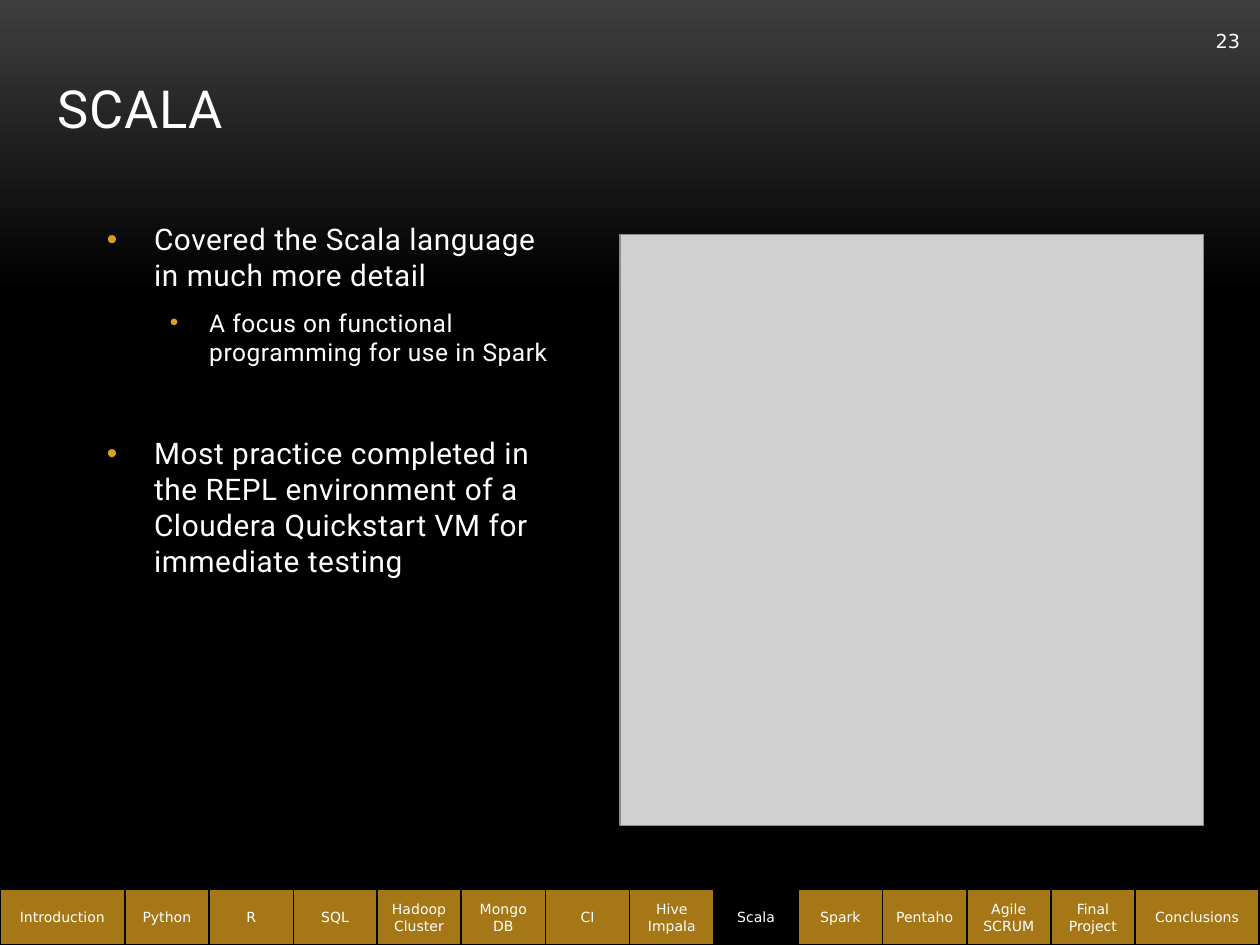
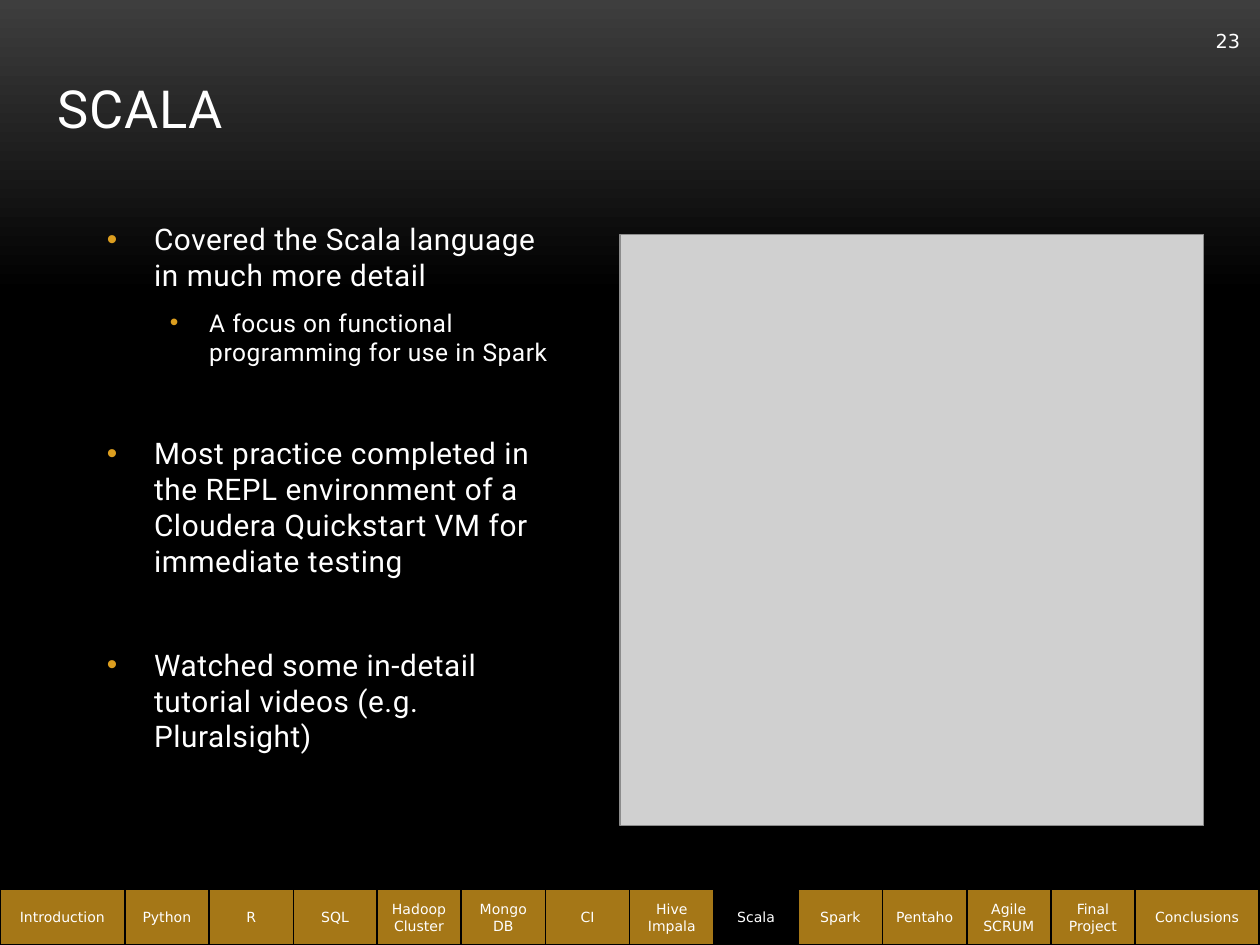
Before and after one commit to abe1ge/teletubbiesQAC, a slide deck: slide 23 of FinalPresentation.pptx. Drawn at 1260x945 pixels with LibreOffice and Linux fonts; fonts in the diff are those of the drawing; grey boxes stand for pictures; background and template pictures are left out. Boxes give left, top, right and bottom in pixels: in the first picture for what was removed or moved away, otherwise in the second. Text is boxed around its words. In the diff, an @@ line names an element or a change of style, - is before the commit and + after.

```diff
--- a/FinalPresentation.pptx
+++ b/FinalPresentation.pptx
@@ text at [154, 653, 476, 754]: paragraph added @@
+• Watched some in-detail tutorial videos (e.g. Pluralsight)
```
Also in this commit, not shown: 10 other slides changed, 4 slides added.
